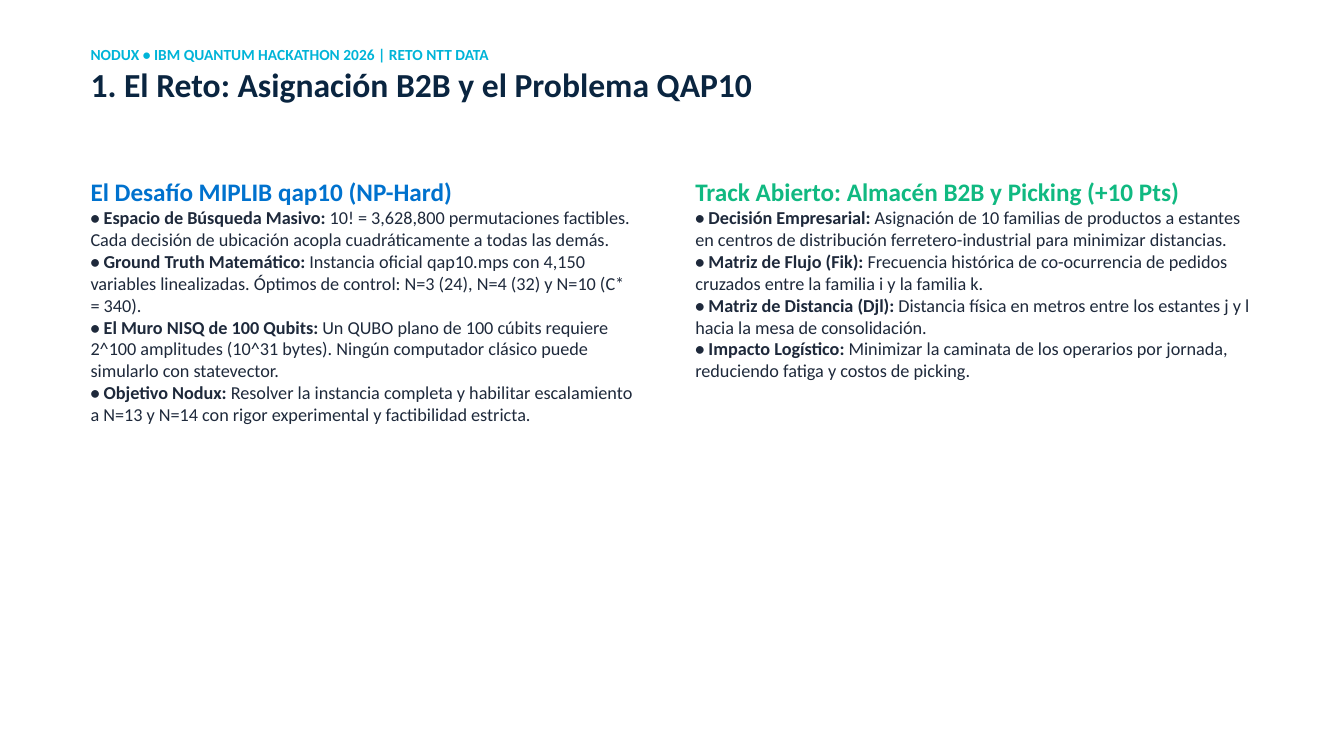
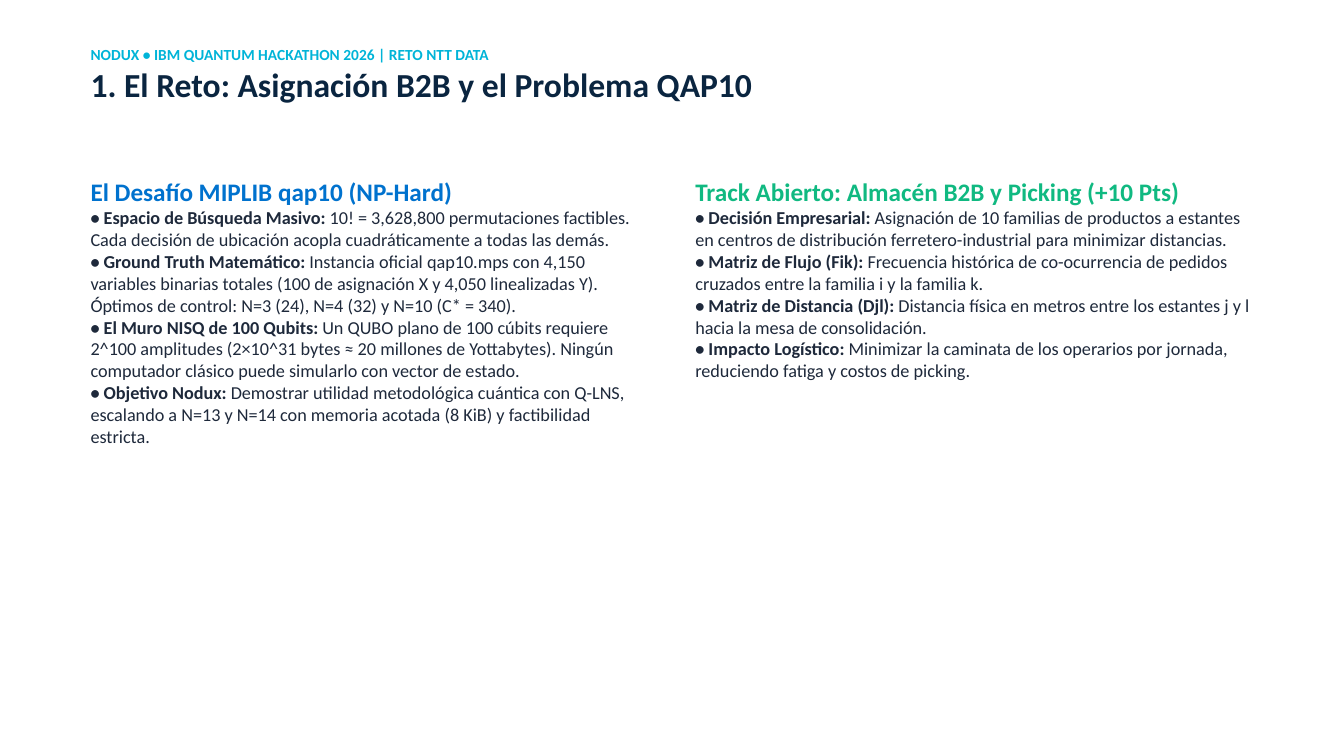
Before and after one commit to alex8v124/nodux-quantum, a slide deck: slide 2 of pitch/NODUX_Pitch_Deck_QAP10_NTT_DATA.pptx. Drawn at 1344x756 pixels with LibreOffice and Linux fonts; fonts in the diff are those of the drawing. Boxes give left, top, right and bottom in pixels: in the first picture for what was removed or moved away, otherwise in the second. Text is boxed around its words. In the diff, an @@ line names an element or a change of style, - is before the commit and + after.

Commit message:
fix(wally-review): fix 100-qubit memory scale to 20M YB, 14! to 87 billion, unify MPS vars to 4150, derive lambda=60 bound, calibrate ROI to S/28k per wh (+320%), unify Flask demo, and align quantum methodological utility narrative

```diff
--- a/pitch/NODUX_Pitch_Deck_QAP10_NTT_DATA.pptx
+++ b/pitch/NODUX_Pitch_Deck_QAP10_NTT_DATA.pptx
@@ text at (x1=91, y1=255, x2=624, y2=443): text changed @@
-• Ground Truth Matemático: Instancia oficial qap10.mps con 4,150 variables linealizadas. Óptimos de control: N=3 (24), N=4 (32) y N=10 (C* = 340).
-• El Muro NISQ de 100 Qubits: Un QUBO plano de 100 cúbits requiere 2^100 amplitudes (10^31 bytes). Ningún computador clásico puede simularlo con statevector.
-• Objetivo Nodux: Resolver la instancia completa y habilitar escalamiento a N=13 y N=14 con rigor experimental y factibilidad estricta.
+• Ground Truth Matemático: Instancia oficial qap10.mps con 4,150 variables binarias totales (100 de asignación X y 4,050 linealizadas Y). Óptimos de control: N=3 (24), N=4 (32) y N=10 (C* = 340).
+• El Muro NISQ de 100 Qubits: Un QUBO plano de 100 cúbits requiere 2^100 amplitudes (2×10^31 bytes ≈ 20 millones de Yottabytes). Ningún computador clásico puede simularlo con vector de estado.
+• Objetivo Nodux: Demostrar utilidad metodológica cuántica con Q-LNS, escalando a N=13 y N=14 con memoria acotada (8 KiB) y factibilidad estricta.
```
Also in this commit, not shown: 4 other slides changed, 9 other files.
